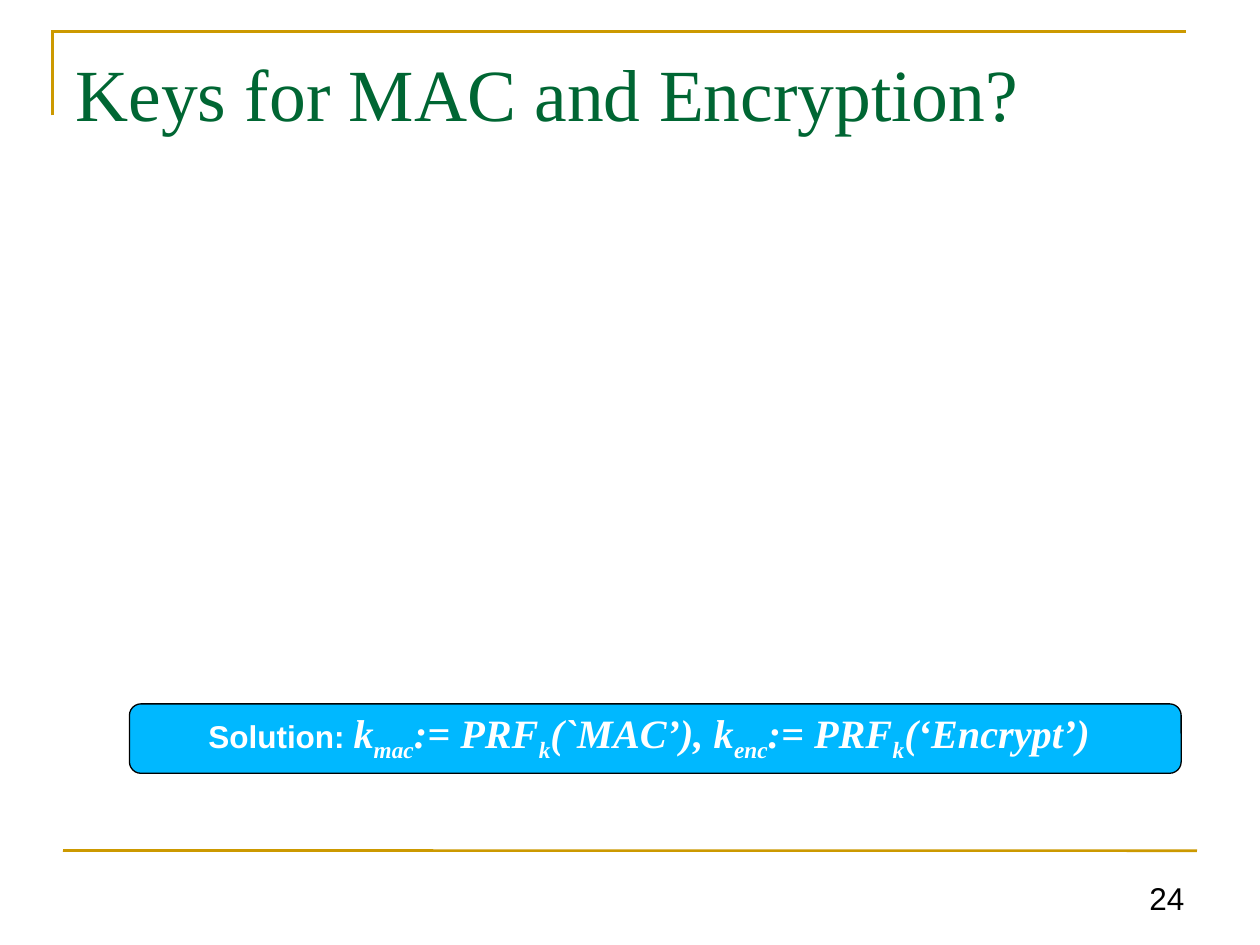
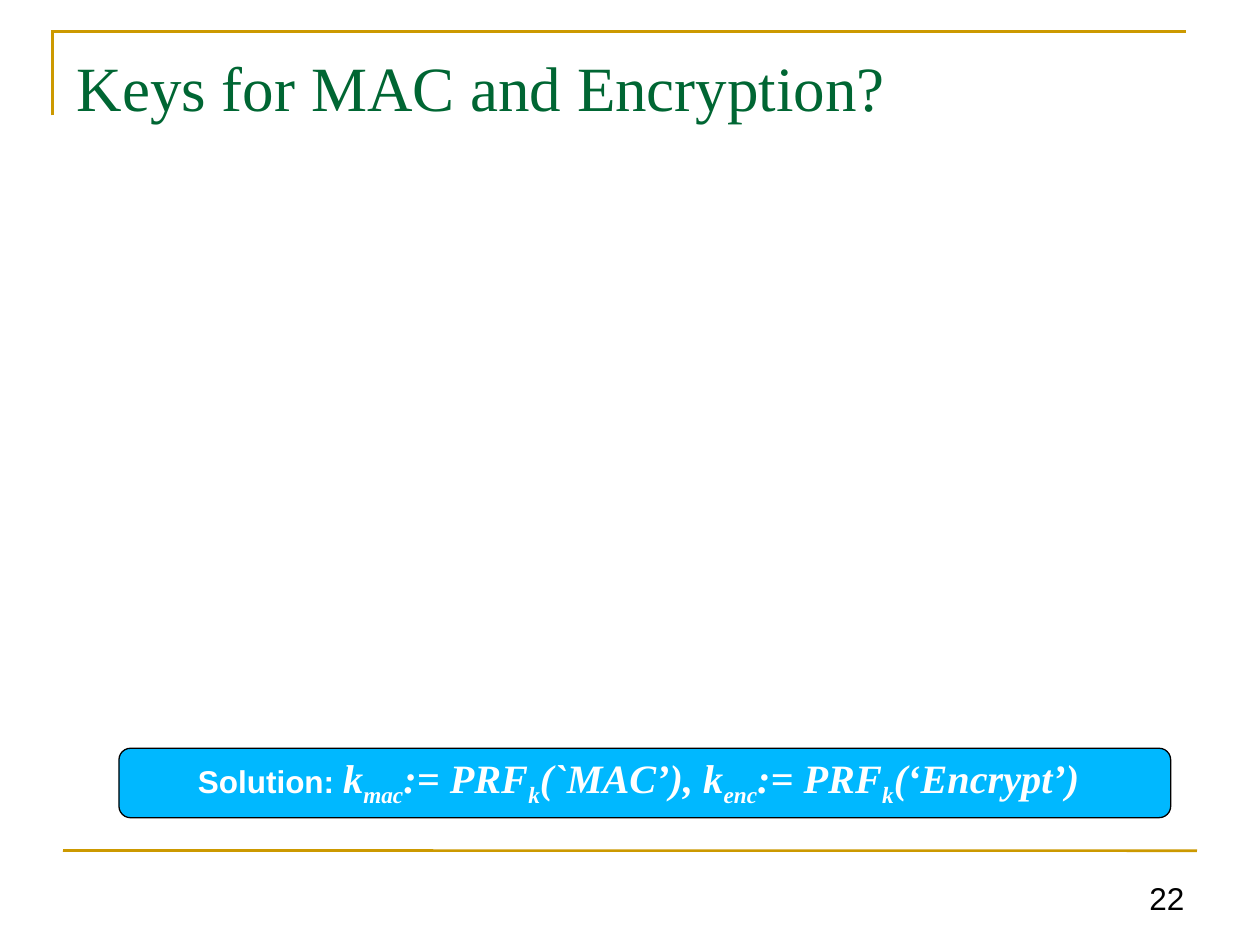
Before and after one commit to GhadaAlmashaqbeh/GhadaAlmashaqbeh.github.io, a slide deck: slide 22 of courses/cse3400-f2026/lecture5.pptx (slide 24 before the commit). Drawn at 1260x945 pixels with LibreOffice and Linux fonts; fonts in the diff are those of the drawing; grey boxes stand for pictures. Boxes give left, top, right and bottom in pixels: in the first picture for what was removed or moved away, otherwise in the second. Text is boxed around its words. In the diff, an @@ line names an element or a change of style, - is before the commit and + after.

```diff
--- a/courses/cse3400-f2026/lecture5.pptx
+++ b/courses/cse3400-f2026/lecture5.pptx
@@ title "Keys for MAC and Encryption?" at bbox=[77, 66, 885, 123]: size 42 to 36 pt @@
@@ rounded rectangle "Solution: kmac:= PRFk(`MAC’), kenc:= PRFk(‘Encrypt’)": place and size @@
-rounded rectangle "Solution: kmac:= PRFk(`MAC’), kenc:= PRFk(‘Encrypt’)" at bbox=[130, 704, 1182, 774]
+rounded rectangle "Solution: kmac:= PRFk(`MAC’), kenc:= PRFk(‘Encrypt’)" at bbox=[118, 748, 1171, 818]
@@ page number at bbox=[1149, 888, 1184, 910]: text changed @@
-24
+22
```
Also in this commit, not shown: 16 other slides changed, 2 slides removed, 2 other files.
